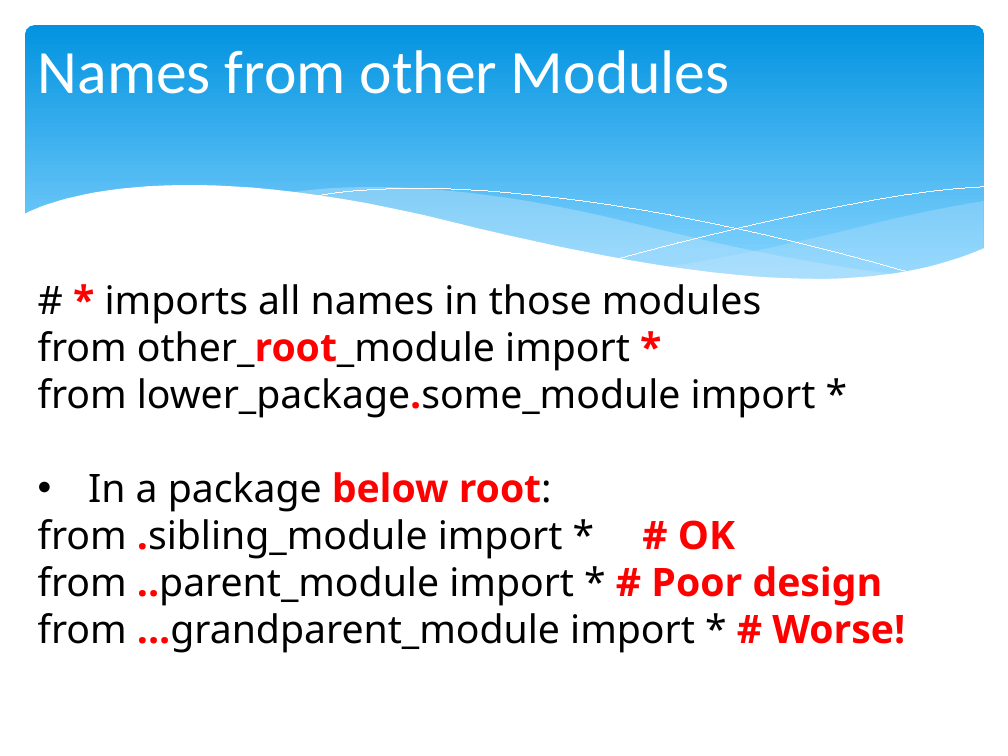
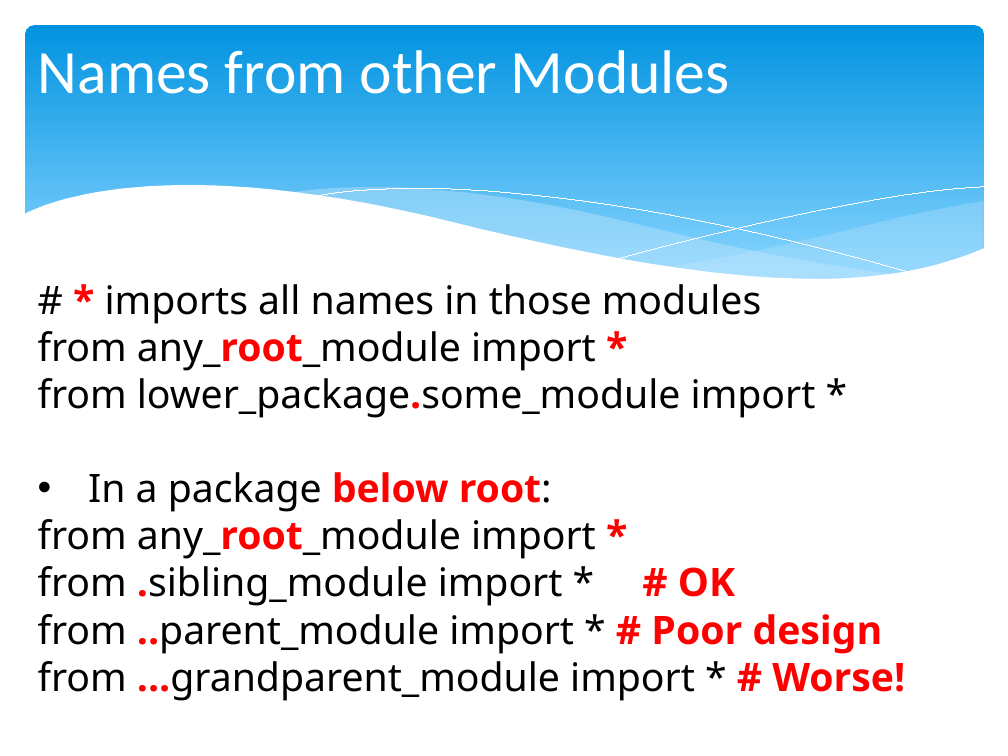
Before and after one commit to chris-turps/QA_Python3, a slide deck: slide 9 of DG_06 Scope.pptx. Drawn at 1008x756 pixels with LibreOffice and Linux fonts; fonts in the diff are those of the drawing. Boxes give left, top, right and bottom in pixels: in the first picture for what was removed or moved away, otherwise in the second. Text is boxed around its words. In the diff, an @@ line names an element or a change of style, - is before the commit and + after.

```diff
--- a/DG_06 Scope.pptx
+++ b/DG_06 Scope.pptx
@@ text at [38,331,596,371]: text changed @@
-from other_root_module import *
+from any_root_module import *
@@ text at [38,519,596,559]: paragraph added @@
+from any_root_module import *
```
Also in this commit, not shown: 2 other slides changed, 2 other files.
